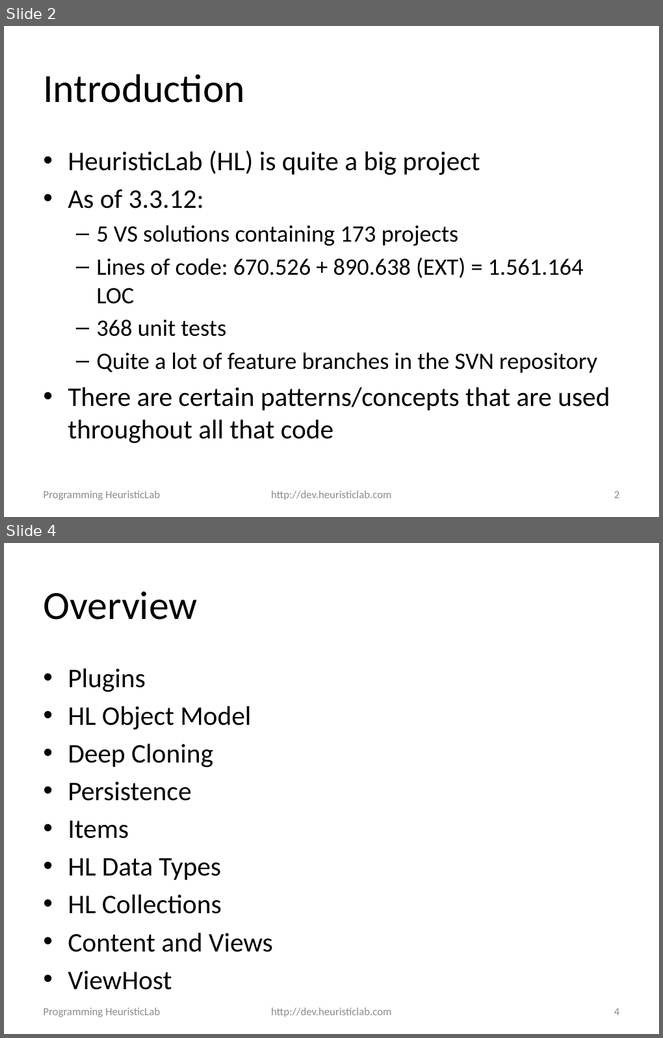
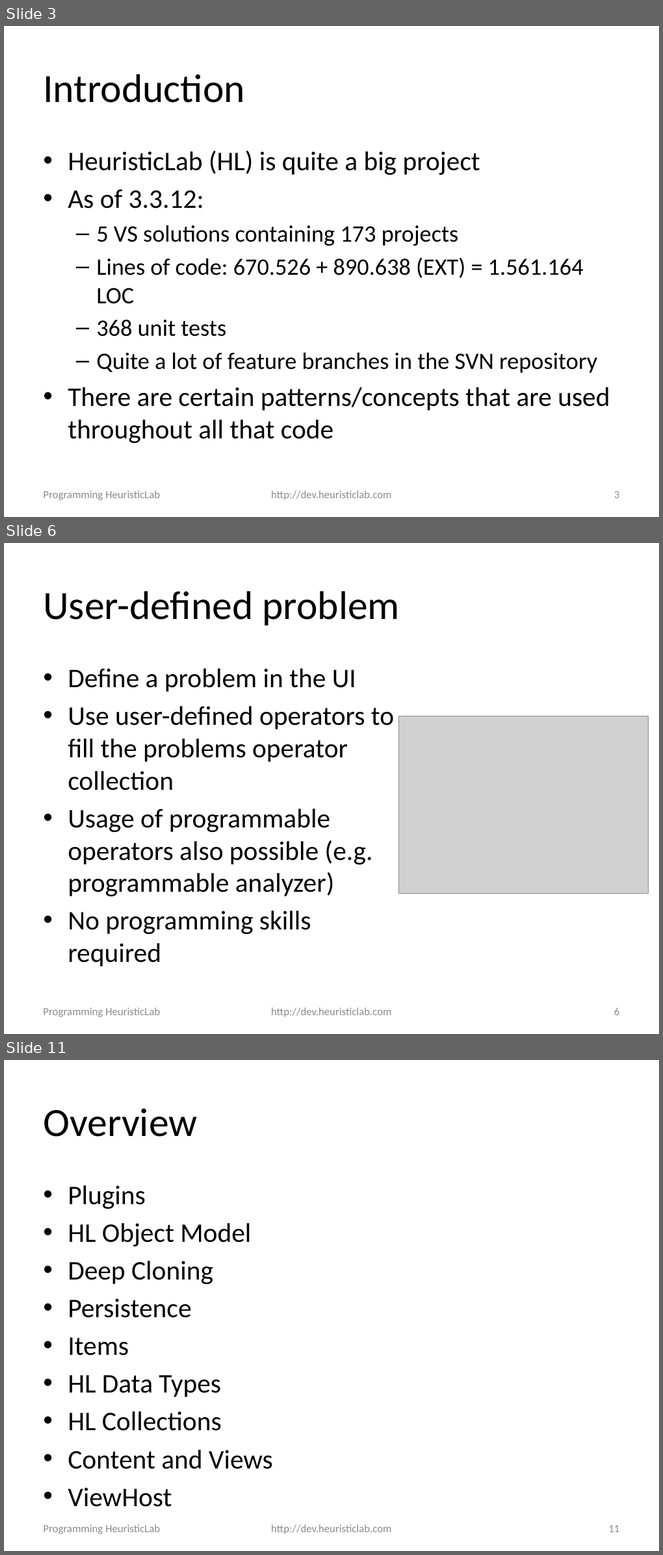
Before and after one commit to heal-research/HeuristicLab, a slide deck: documentation/Tutorials/Programming HeuristicLab - Basics.pptx. Shown one above the other, each under a label of ours: slides 2 and 4 before the commit, slides 3, 6 and 11 after it; the slides between them are not shown. The pictures are 663x1038 and 663x1555 pixels, drawn with LibreOffice and Linux fonts; fonts in the diff are those of the drawing; grey boxes stand for pictures; background and template pictures are left out. Boxes give left, top, right and bottom in pixels: in the first picture for what was removed or moved away, otherwise in the second. Text is boxed around its words. In the diff, an @@ line names an element or a change of style, - is before the commit and + after.

```diff
--- a/documentation/Tutorials/Programming HeuristicLab - Basics.pptx
+++ b/documentation/Tutorials/Programming HeuristicLab - Basics.pptx
@@ slide 6 added at <box>4,543,659,1034</box>, background #FFFFFF @@
@@ title added at <box>43,591,399,626</box>, 44 pt, text #000000 @@
+User-defined problem
@@ text added at <box>68,668,394,967</box>, 29.6 pt, text #000000 @@
+• Define a problem in the UI
+• Use user-defined operators to fill the problems operator collection
+• Usage of programmable operators also possible (e.g. programmable analyzer)
+• No programming skills required
@@ picture added at <box>399,717,649,893</box> @@
@@ text added at <box>43,1008,160,1017</box>, 12 pt, text #8C8C8C @@
+Programming HeuristicLab
@@ text added at <box>271,1008,392,1017</box>, 12 pt, text #8C8C8C @@
+http://dev.heuristiclab.com
@@ page number added at <box>614,1008,620,1016</box>, 12 pt, text #8C8C8C @@
+6
@@ what was slide 2 is now slide 3 @@
@@ page number at <box>614,491,620,499</box>: text changed @@
-2
+3
@@ what was slide 4 is now slide 11 @@
@@ page number at <box>608,1525,620,1533</box>: text changed @@
-4
+11
```
Also in this commit, not shown: 1 slide changed, 6 other slides added, 3 other files.
